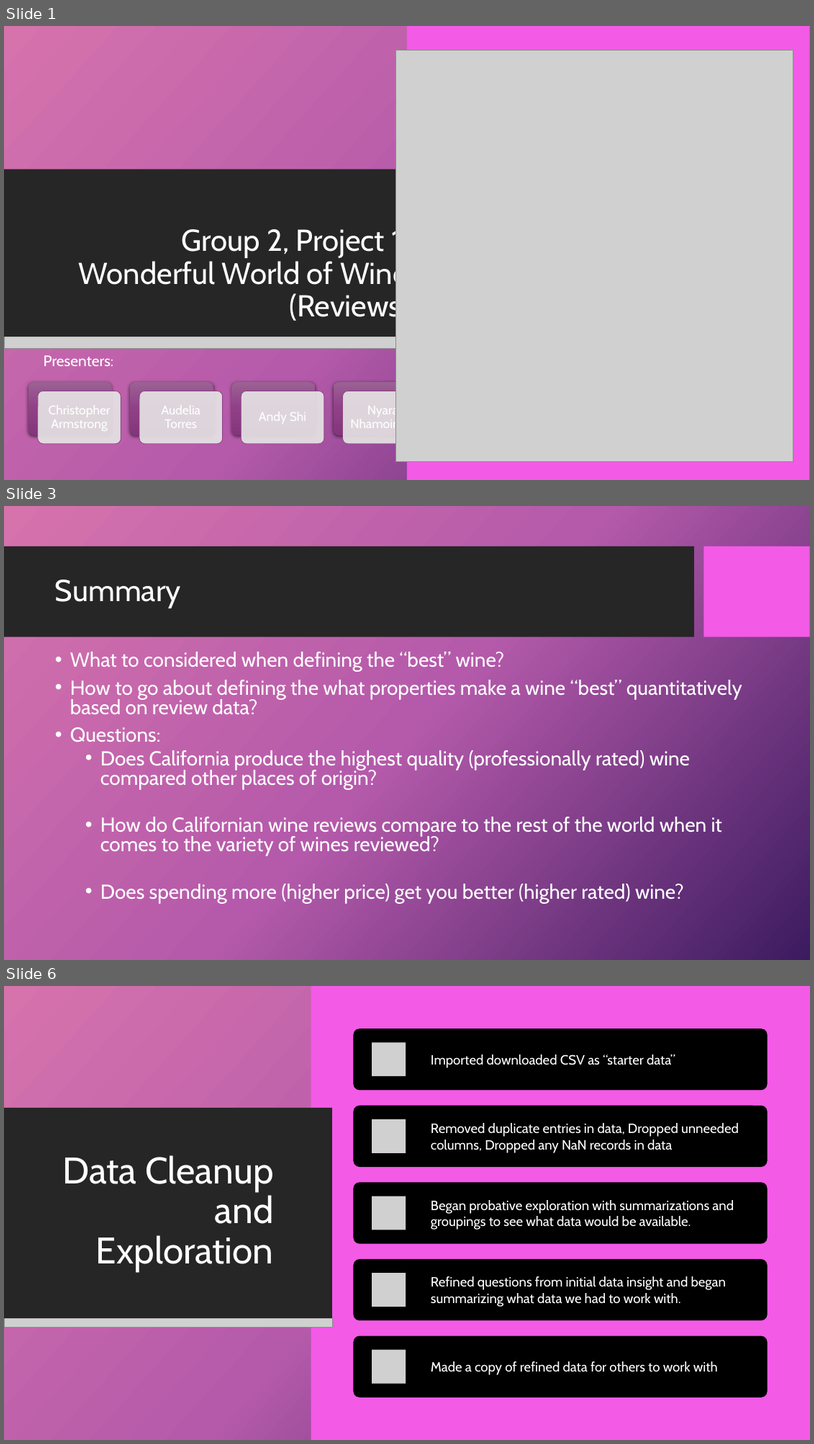
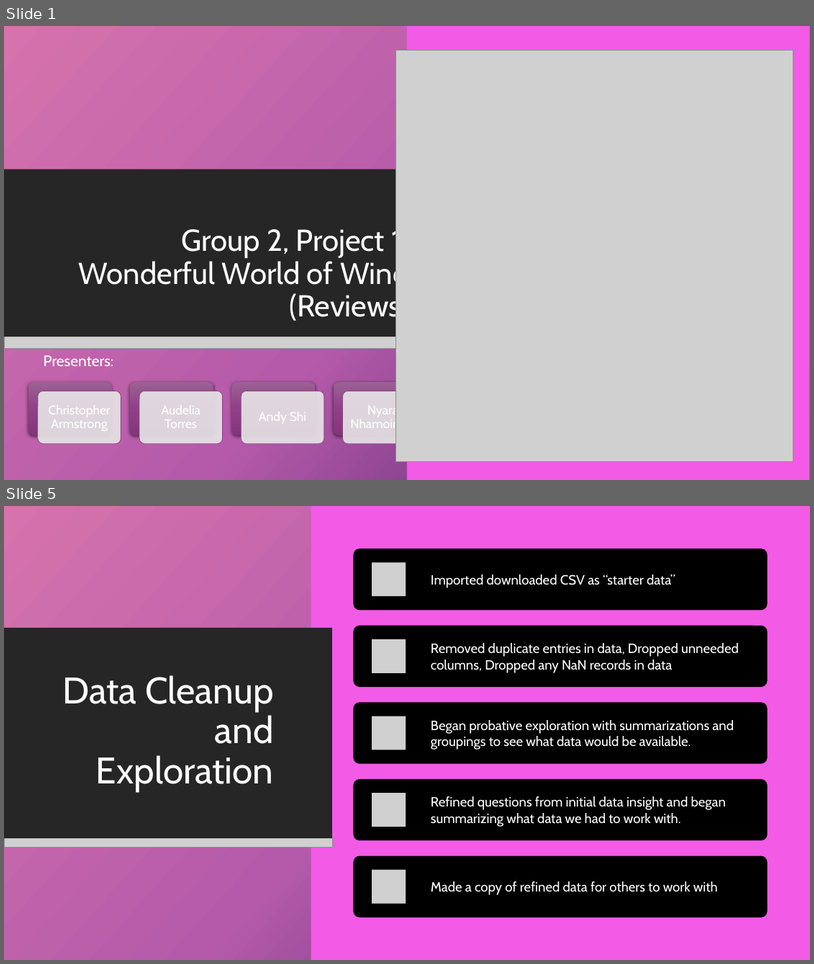
Before and after one commit to 4Reference/Project1, a slide deck: Data Science_Project 1_Group2.pptx. Shown one above the other, each under a label of ours: slides 1, 3 and 6 before the commit, slides 1 and 5 after it; the slides between them are not shown. The pictures are 814x1444 and 814x964 pixels, drawn with LibreOffice and Linux fonts; fonts in the diff are those of the drawing; grey boxes stand for pictures; background and template pictures are left out. Boxes give left, top, right and bottom in pixels: in the first picture for what was removed or moved away, otherwise in the second. Text is boxed around its words. In the diff, an @@ line names an element or a change of style, - is before the commit and + after.

```diff
--- a/Data Science_Project 1_Group2.pptx
+++ b/Data Science_Project 1_Group2.pptx
@@ slide 3 removed at [4, 506, 810, 960], background picture (left out); not listed: 2 template elements that a slide beside it also shows @@
@@ title removed at [55, 579, 181, 608] @@
-Summary
@@ text removed at [70, 651, 743, 903] @@
-• What to considered when defining the “best” wine?
-• How to go about defining the what properties make a wine “best” quantitatively based on review data?
-• Questions:
-  • Does California produce the highest quality (professionally rated) wine compared other places of origin?
-  • How do Californian wine reviews compare to the rest of the world when it comes to the variety of wines reviewed?
-  • Does spending more (higher price) get you better (higher rated) wine?
@@ what was slide 6 is now slide 5 @@
```
Also in this commit, not shown: 10 slides changed, 1 slide added, 1 other slide removed.
